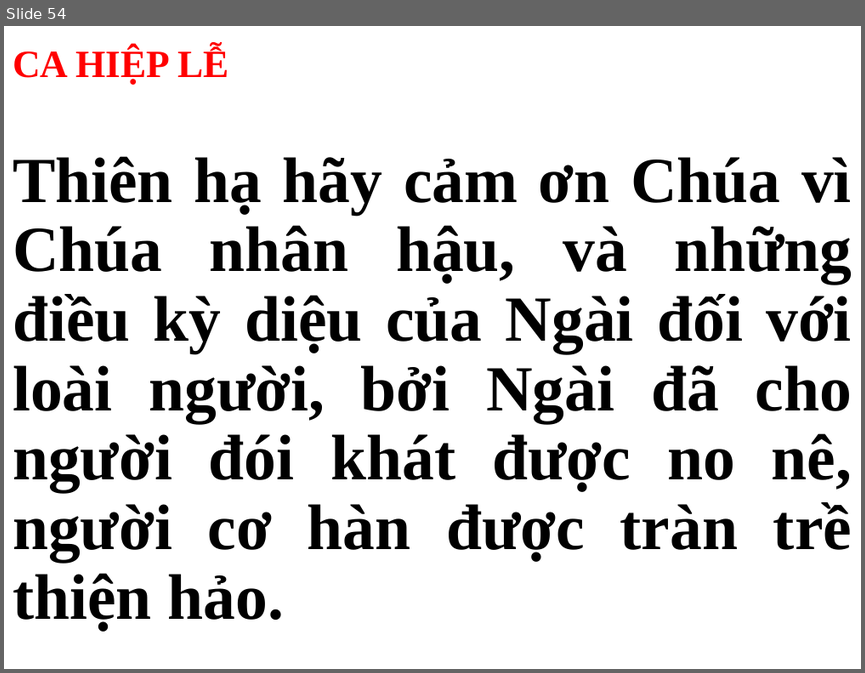
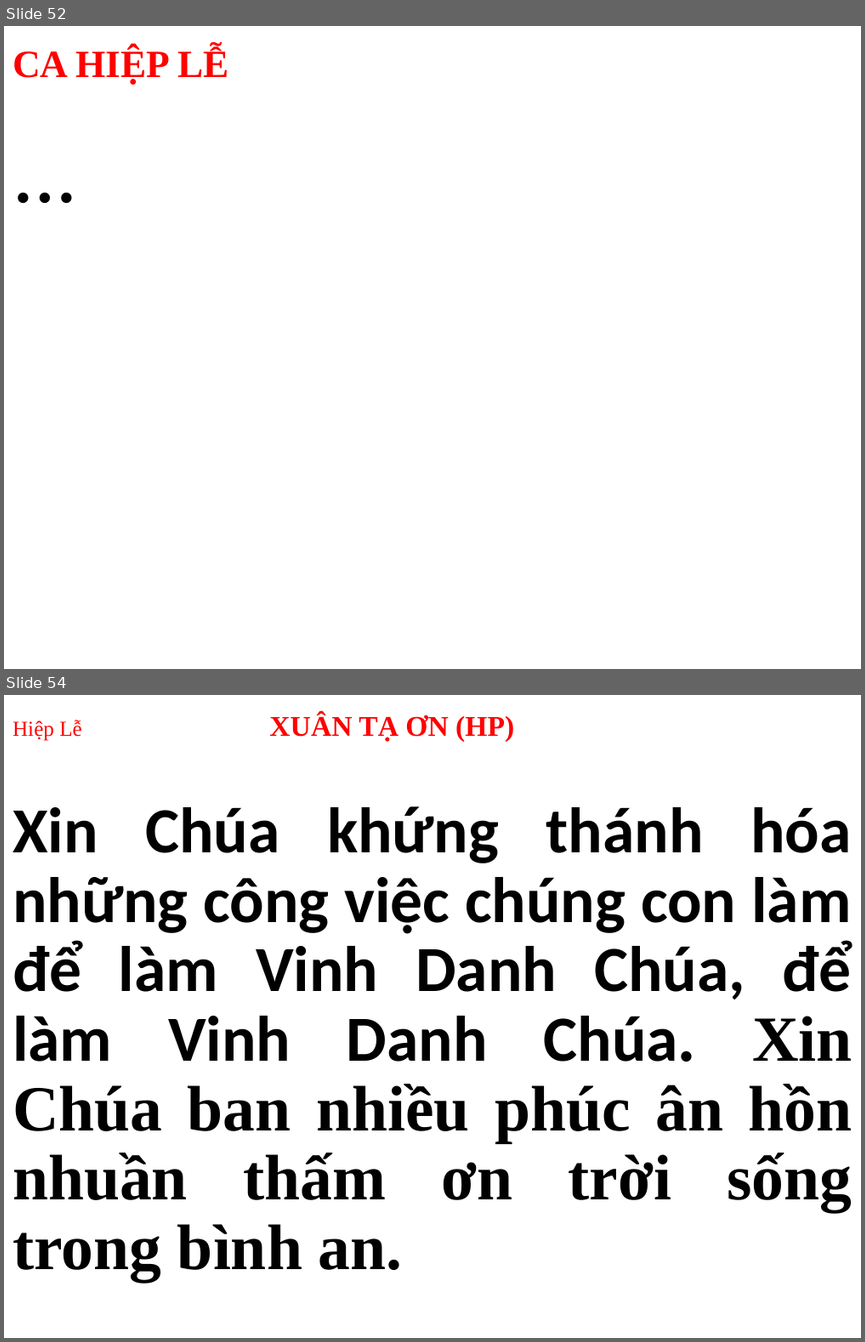
Before and after one commit to webfullstack99/usb-songs, a slide deck: CN.pptx. Shown one above the other, each under a label of ours: slide 54 before the commit, slides 52 and 54 after it; the slides between them are not shown. The pictures are 865x673 and 865x1342 pixels, drawn with LibreOffice and Linux fonts; fonts in the diff are those of the drawing. Boxes give left, top, right and bottom in pixels: in the first picture for what was removed or moved away, otherwise in the second. Text is boxed around its words. In the diff, an @@ line names an element or a change of style, - is before the commit and + after.

```diff
--- a/CN.pptx
+++ b/CN.pptx
@@ slide 54 added at (4, 695, 861, 1338), background #FFFFFF @@
@@ title added at (12, 713, 514, 741), 24 pt, text #FF0000, bold @@
+Hiệp Lễ XUÂN TẠ ƠN (HP)
@@ subtitle added at (12, 806, 852, 1281), 54 pt, text #000000, bold @@
+Xin Chúa khứng thánh hóa những công việc chúng con làm để làm Vinh Danh Chúa, để làm Vinh Danh Chúa. Xin Chúa ban nhiều phúc ân hồn nhuần thấm ơn trời sống trong bình an.
@@ what was slide 54 is now slide 52 @@
@@ slide 52 changed as well @@
@@ subtitle at (12, 156, 851, 631): text changed @@
-Thiên hạ hãy cảm ơn Chúa vì Chúa nhân hậu, và những điều kỳ diệu của Ngài đối với loài người, bởi Ngài đã cho người đói khát được no nê, người cơ hàn được tràn trề thiện hảo.
+…
```
Also in this commit, not shown: 3 other slides changed, 30 other slides added, 47 slides removed, 1 other file.
